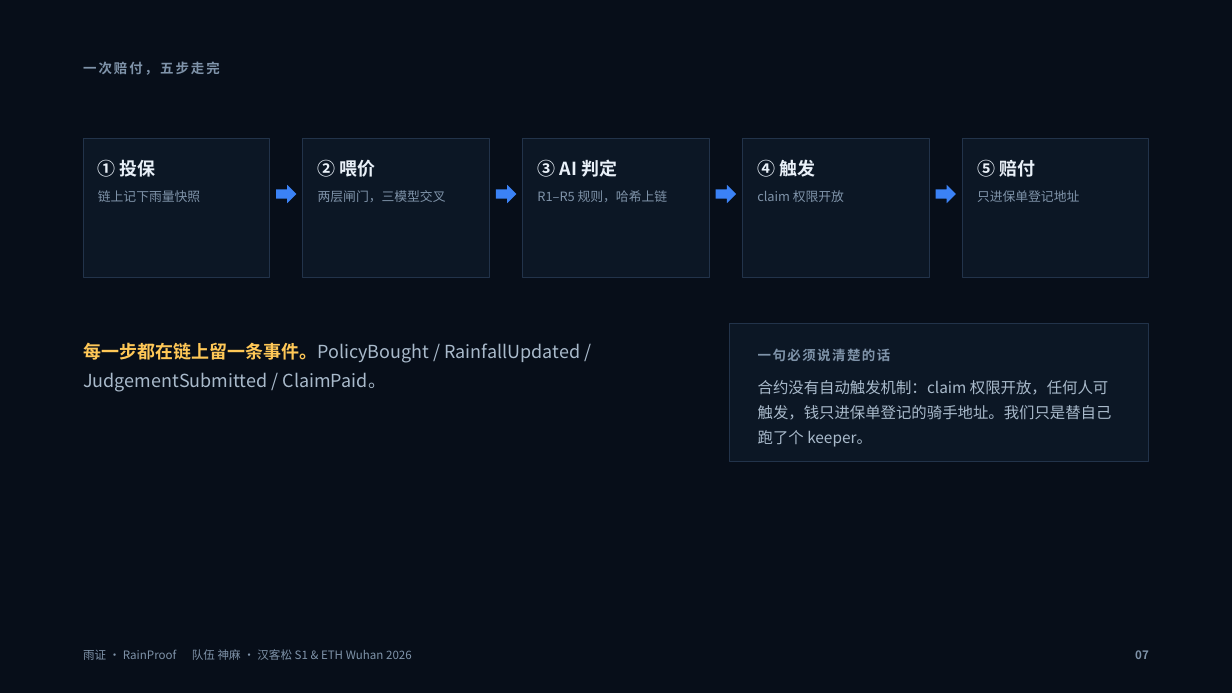
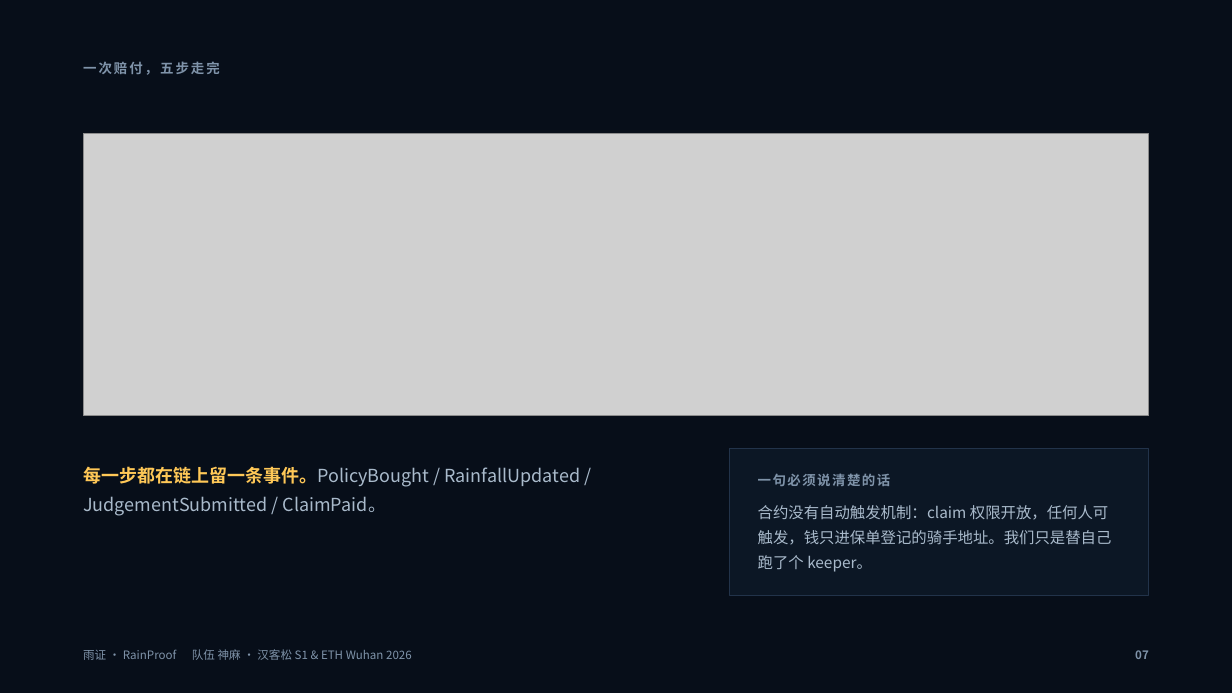
Before and after one commit to juice-butterfly/rainproof, a slide deck: slide 7 of 提交材料/雨证-路演PPT.pptx. Drawn at 1232x693 pixels with LibreOffice and Linux fonts; fonts in the diff are those of the drawing; grey boxes stand for pictures. Boxes give left, top, right and bottom in pixels: in the first picture for what was removed or moved away, otherwise in the second. Text is boxed around its words. In the diff, an @@ line names an element or a change of style, - is before the commit and + after.

```diff
--- a/提交材料/雨证-路演PPT.pptx
+++ b/提交材料/雨证-路演PPT.pptx
@@ rectangle removed at (83,139,270,277) @@
@@ picture added at (83,134,1149,416) @@
@@ rectangle removed at (303,139,490,277) @@
@@ rectangle removed at (523,139,710,277) @@
@@ rectangle removed at (743,139,930,277) @@
@@ rectangle removed at (962,139,1149,277) @@
@@ text removed at (98,159,200,202) @@
-① 投保
-链上记下雨量快照
@@ text removed at (318,159,446,202) @@
-② 喂价
-两层闸门，三模型交叉
@@ text removed at (537,159,668,202) @@
-③ AI 判定
-R1–R5 规则，哈希上链
@@ text removed at (757,159,844,202) @@
-④ 触发
-claim 权限开放
@@ text removed at (977,159,1079,202) @@
-⑤ 赔付
-只进保单登记地址
@@ right arrow removed at (276,185,297,203) @@
@@ right arrow removed at (496,185,517,203) @@
@@ right arrow removed at (716,185,737,203) @@
@@ right arrow removed at (935,185,956,203) @@
@@ rectangle: place and size @@
-rectangle at (730,323,1149,462)
+rectangle at (730,448,1149,596)
@@ text "每一步都在链上留一条事件。PolicyBought / RainfallUpdated / JudgementSubmi ...": place and size @@
-text "每一步都在链上留一条事件。PolicyBought / RainfallUpdated / JudgementSubmi ..." at (83,342,580,392)
+text "每一步都在链上留一条事件。PolicyBought / RainfallUpdated / JudgementSubmi ..." at (83,466,580,516)
@@ text "一句必须说清楚的话": place and size @@
-text "一句必须说清楚的话" at (758,348,1112,447)
+text "一句必须说清楚的话" at (758,473,1112,572)
```
Also in this commit, not shown: 5 other slides changed, 8 slides added, 2 other files.
